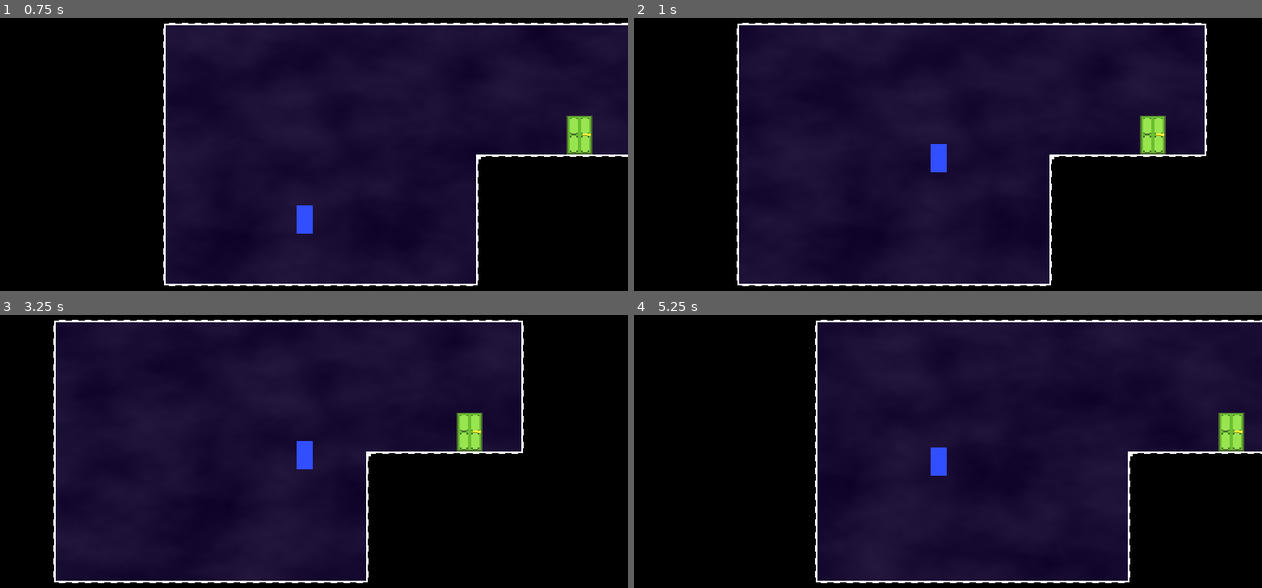
Above: before the commit, frames 1-4 (two rows, left to right).
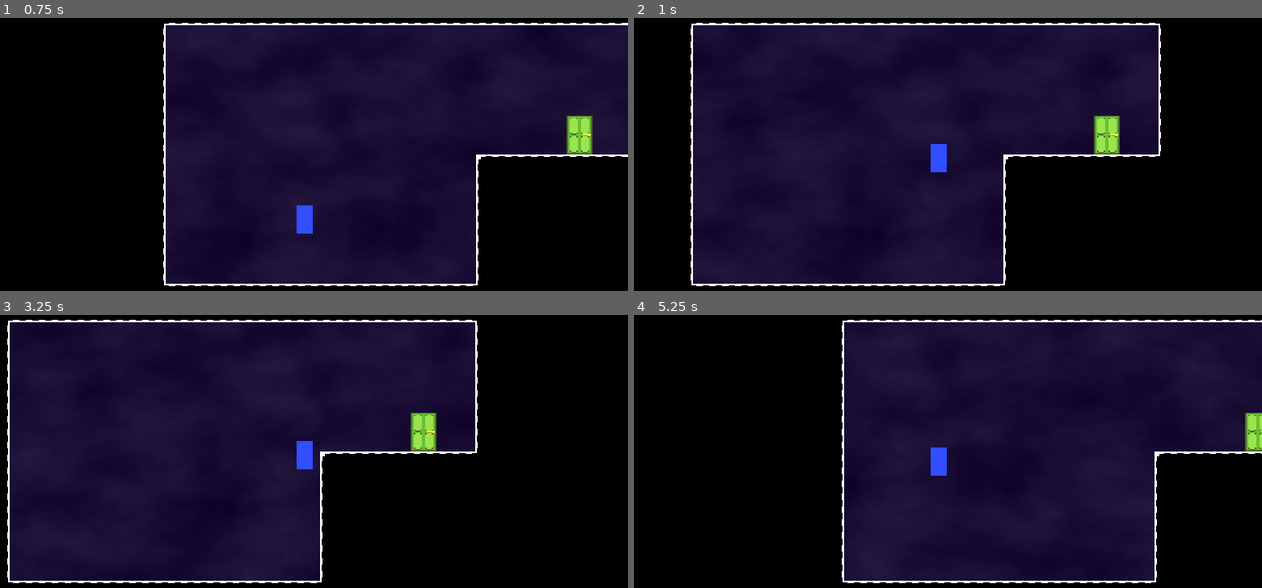
Above: after the commit, the same moments.

Repository: koli170/AGDD_LevelDesign
Game: Godot game, scene res://levels/level1/level1.tscn
Same seed, same stepped clock (60 frames per second), same inputs: the game is played once before the commit and once after it.
Inputs:
- Up to frame 1 (0.75 s): tap Enter at 0.5 s; hold Right (move_right) from 0.53 s (still down); tap Up (jump) at 0.6 s
- Up to frame 2 (1 s): keep holding Right (move_right); tap Up (jump) at 0.77 s
- Up to frame 3 (3.25 s): tap Up (jump) at 1.07, 1.35, 1.52, 1.82, 2.1, 2.85, 3.02 s; release Right (move_right) at 2.03 s; hold Left (move_left) 2.03-2.78 s; hold Right (move_right) from 2.78 s (still down)
- Up to frame 4 (5.25 s): tap Up (jump) at 3.32, 3.6, 3.77, 4.07, 4.35, 4.52, 4.82, 5.1 s; release Right (move_right) at 4.28 s; hold Left (move_left) 4.28-5.03 s; hold Right (move_right) from 5.03 s (still down)

Frame 1 is identical in both runs. In frame 2, 16% of the frame differs, in the area x 9-92%, y 1-99%; in frame 3, 16%; in frame 4, 7.6%.

Commit message:
krisj´tan

Diff:
--- a/platformer/entities/player/player.gd
+++ b/platformer/entities/player/player.gd
@@ -7,7 +7,6 @@
 @export var death_slow_duration: float = 0.5
 @onready var death_particles: GPUParticles2D = $GPUParticles2D
 var is_stuck := false
-var was_stuck := false
 var wall_normal := Vector2.ZERO
 ## ADDED BY US ^^^^^^
 
@@ -88,7 +87,6 @@
 			var surface_cell := tilemap.local_to_map(surface_local)
 			var surface_data: TileData = tilemap.get_cell_tile_data(surface_cell)
 
-
 			if tile_data and tile_data.get_custom_data("is_killer"):
 				respawn()
 				return
@@ -97,7 +95,6 @@
 				velocity = Vector2.ZERO
 				wall_normal = collision.get_normal()
 				return
-			is_stuck = false
 			wall_normal = Vector2.ZERO
 
 
@@ -122,20 +119,29 @@
 		return
 	if is_on_floor() or (coyote_counter <= COYOTE_TIMER):
 		jump_sound.pitch_scale = 1.0
+	elif is_stuck:
+		var input_dir := -Input.get_axis("move_left" + action_suffix, "move_right" + action_suffix)
+		if sign(input_dir) != sign(wall_normal.x):
+			velocity.x = wall_normal.x * 600
+			_double_jump_charged = true
+			is_stuck = false
+		else:
+			return
 	elif _double_jump_charged:
+		_double_jump_charged = false
 		if is_stuck:
-			var input_dir := -Input.get_axis("move_left" + action_suffix, "move_right" + action_suffix)
-
-			# Must press away from wall
-			if sign(input_dir) != sign(wall_normal.x):
-				velocity.x = wall_normal.x * 600   # push away from wall
-				_double_jump_charged = true
-				is_stuck = false
-			else:
-				return
-		else:
-			_double_jump_charged = false
-
+			if Input.is_action_pressed("move_right"):
+				velocity.x = 100
+			elif Input.is_action_pressed("move_left"):
+				velocity.x = -100
+			print(velocity.x)
+		# genuinely had to be added because of springs
+		const MAX_DOUBLE_JUMP_X := 1000.0
+		velocity.x = clamp(
+			velocity.x * 2.5,
+			-MAX_DOUBLE_JUMP_X,
+			MAX_DOUBLE_JUMP_X
+		)
 		jump_sound.pitch_scale = 1.5
 	else:
 		return
